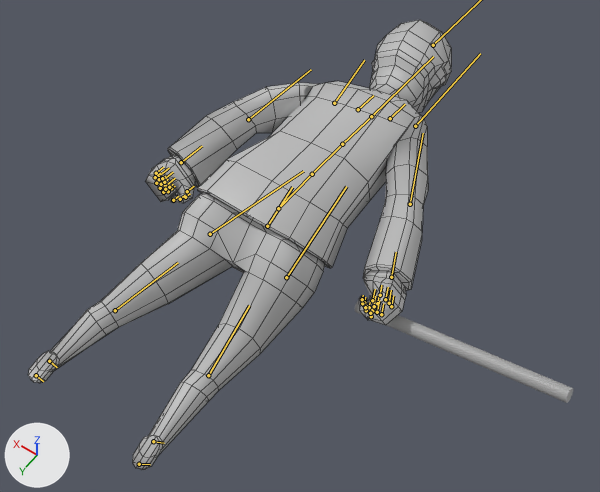
The FBX model Horde/Assets/Project Horde/Models/Characters/Humans/Human_Mod_01.fbx as it was, and as the next commit left it.
The view is the same before and after, from a 50 mm lens placed at (-1.19, 0.63, 2.27), pointed at (-0.21, -0.75, 0.1). Arrows for +X, +Y and +Z are at lower left; the lights stay in place. Both versions are drawn at frame 174 of the action 'Take 001'; the numbers are the values there. The bones that bend it are drawn over the model as lines. Mesh edges are drawn as thin lines on the coarser meshes.

Objects in the first picture: 'human_001', 'pCylinder1'.
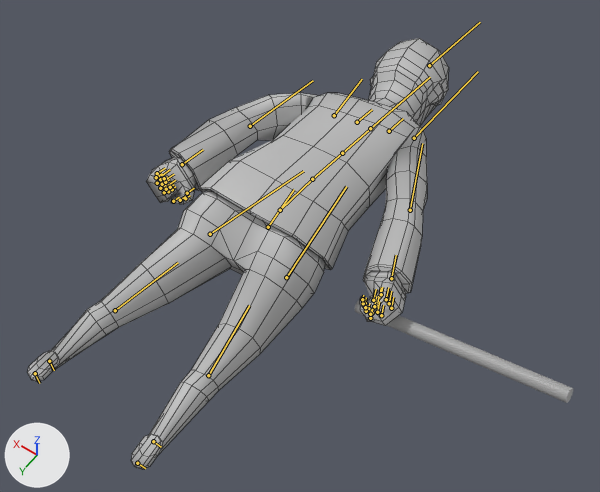
Where the change shows, as pixel boxes (x1, y1, x2, y2) in the pictures (600 x 492 px):
'human_001', posed
    before: (28, 20, 451, 470)
    after: (27, 38, 449, 469)
bone 'Character1_Hips', root to tip
    before: (267, 226) to (292, 187)
    after: (268, 227) to (294, 189)
bone 'Character1_LeftFoot', root to tip
    before: (49, 361) to (57, 367)
    after: (49, 361) to (54, 370)
bone 'Character1_RightFoot', root to tip
    before: (153, 441) to (164, 443)
    after: (153, 441) to (161, 447)

The change in detail:
Bone 'Character1_Hips' (bone_character1_hips) moves from (-8.4, -67.8, 74.0) to (-8.4, -68.7, 74.3).
Bone 'Character1_Hips' (bone_character1_hips) turns from (65, 0, 0) to (69, 0, 0) degrees about its own x, y and z.
Bone 'Character1_LeftUpLeg' (bone_character1_leftupleg) turns from (18, -7, 14) to (14, -7, 15) degrees about its own x, y and z.
Bone 'Character1_LeftFoot' (bone_character1_leftfoot) turns from (88, 5, -15) to (100, 6, -15) degrees about its own x, y and z.
Bone 'Character1_RightUpLeg' (bone_character1_rightupleg) turns from (19, 10, -3) to (14, 10, -3) degrees about its own x, y and z.
Bone 'Character1_RightFoot' (bone_character1_rightfoot) turns from (76, -1, 7) to (87, -1, 7) degrees about its own x, y and z.
